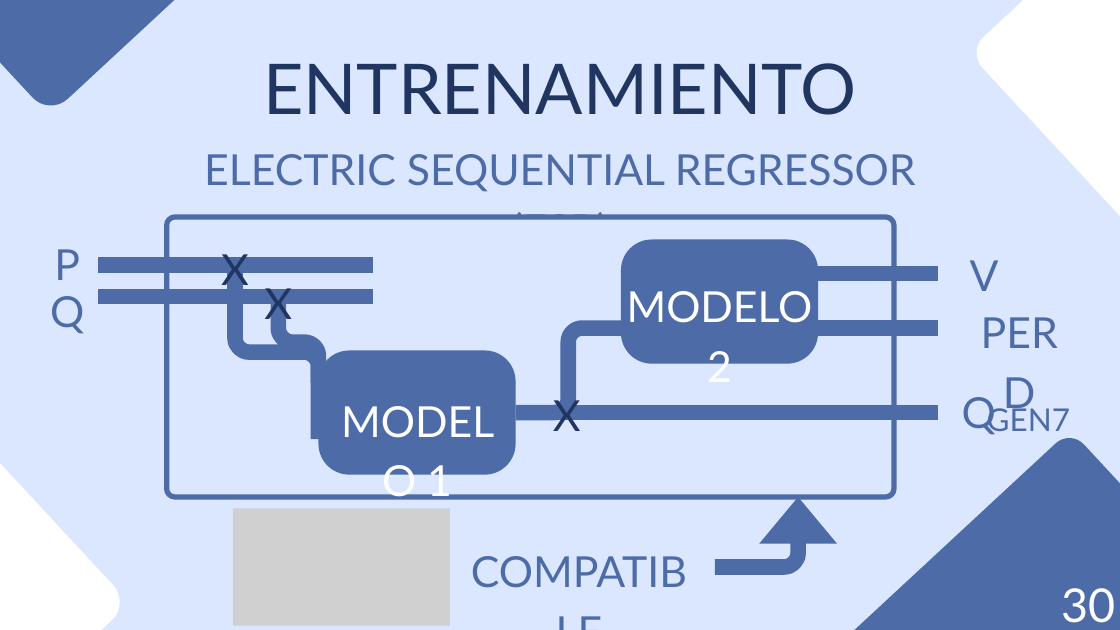
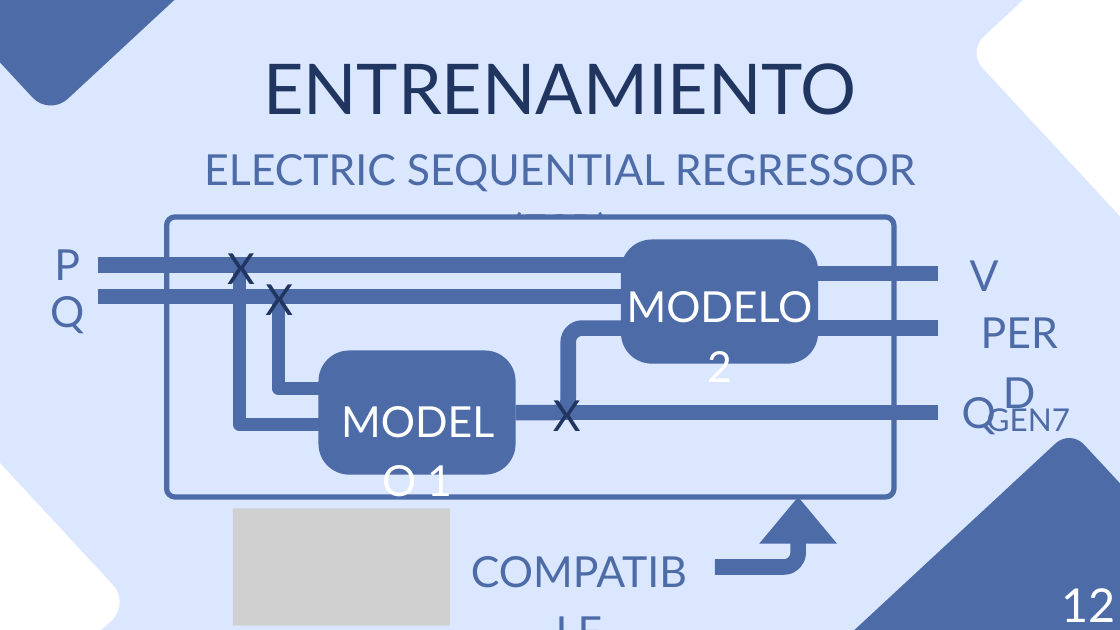
Before and after one commit to danilr16/TFG_Smart_Grids, a slide deck: slide 13 of Smart Grids Control de Redes Eléctricas con IA.pptx (slide 37 before the commit). Drawn at 1120x630 pixels with LibreOffice and Linux fonts; fonts in the diff are those of the drawing; grey boxes stand for pictures. Boxes give left, top, right and bottom in pixels: in the first picture for what was removed or moved away, otherwise in the second. Text is boxed around its words. In the diff, an @@ line names an element or a change of style, - is before the commit and + after.

```diff
--- a/Smart Grids Control de Redes Eléctricas con IA.pptx
+++ b/Smart Grids Control de Redes Eléctricas con IA.pptx
@@ text "X": place and size @@
-text "X" at bbox=[221, 248, 249, 289]
+text "X" at bbox=[227, 247, 255, 289]
@@ freeform shape: place and size @@
-freeform shape at bbox=[98, 265, 373, 265]
+freeform shape at bbox=[98, 265, 630, 271]
@@ freeform shape removed at bbox=[235, 265, 319, 439] @@
@@ elbow line added from (239, 262) to (323, 430), #4D6BA7 17 pt @@
@@ text "X": place and size @@
-text "X" at bbox=[264, 282, 292, 327]
+text "X" at bbox=[265, 278, 293, 323]
@@ freeform shape: place and size @@
-freeform shape at bbox=[98, 297, 373, 297]
+freeform shape at bbox=[98, 292, 620, 297]
@@ elbow line added from (278, 297) to (325, 386), #4D6BA7 17 pt @@
@@ freeform shape removed at bbox=[278, 302, 319, 383] @@
@@ text at bbox=[1061, 588, 1115, 622]: text changed @@
-30
+12
```
Also in this commit, not shown: 24 other slides changed, 3 slides added, 35 slides removed.
